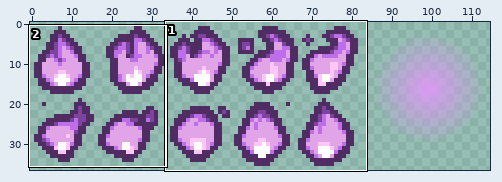
Two versions of one sprite sheet, resources/gfx/familiar/familiar_vesta_bethanyb.png. The picture above shows the old version from afar; the outline marks the close-up.
Close-up. Before the commit:
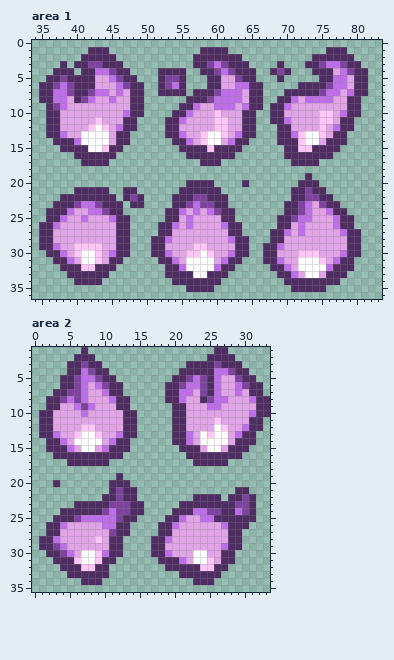
The file is 115x37 pixels. Pixels under 10% opacity are left out. Colours within 5 levels of each other are drawn and written as one. Shown: area 1: x 34..83, y 0..36; area 2: x 0..33, y 1..35.
And afterwards:
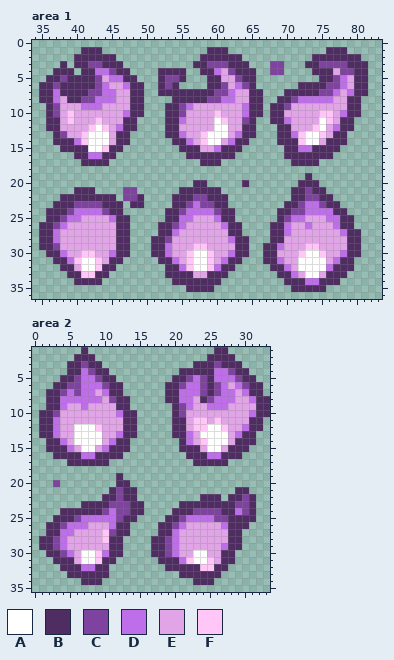
Palette (. is transparent): A #ffffff  B #4f2d63  C #7d439e  D #bf6eea  E #e1a4e7  F #ffc6f7
Changes in this commit:
--- area 1
@@ x 34..83 @@
  0 ..................................................
- 1 ........BBB.............BBBB..............BBB.....
- 2 .......BBBBB...........BBBBBBB..........BBBBBB....
- 3 ....B.BBCCBBB..........BBCDCBBB....B...BBCDDCBB...
- 4 ...BBB.BBDDCBB....BBBB..BBCDCBBB..BCB...BBBEDCBB..
- 5 ..BBCBBBBEEDCBB...BCCB...BBEECBB...B.....BBDDEBB..
- 6 .BBCDCBBBEEEDCBB..BCDB...BBEEDDBB.....BBBBCDDEBB..
- 7 .BBDDCBBCDDEDEBB..BBBB.BBBCDDDEBB...BBBBBCDDEDBB..
- 8 .BBDDEBCDEEDEEBB......BBBCDDDDEBB..BBDEDDDDEEBB...
- 9 ..BCDEEEEEEEEEBB.....BBDEEDDDEDBB.BBDEEEEEEEEBB...
-10 ..BBEEEEEEEEEDBB....BBDEEEFEEEBB..BBEEEEEFFEDBB...
-11 ..BBEEEEEFEEEBB....BBDEEEEFFEEBB..BBDEEEEFFEBB....
-12 ..BBEEEEFAFEDBB....BBEEEEEFFEEBB...BBEEEEFEDBB....
-13 ..BBDEEAAAAEBB.....BBDEEFAAFEDBB...BBDFAAFEBB.....
-14 ...BBBDAAAAEBB......BBDEFAAEDBB....BBBFAAEBBB.....
-15 ....BBBBAAFBB........BBBBFBBBB......BBFFBBBB......
-16 ......BBBBBB..........BBBBBBB.......BBBBBBB.......
+ 1 .......BBB...............BBB..............BBB.....
+ 2 ......BBBBBB............BBBBBB..........BBBBBBB...
+ 3 ....B.BBCCBBB..........BBCCCBBB...CC...BBCCCCBBB..
+ 4 ...BBB.BBDDCBB....BBBB..BBDECBBB..CC....BBBECCBB..
+ 5 ..BBCBBBBCEDDBB...BCCB...BBEECBB.........BBCDEBB..
+ 6 .BBCBBBBBCDEEDBB..BCB....BBCEDCB......BBBBCCDEBB..
+ 7 .BBDBBBBCCDDEEBB..BBBBBBBBCCDEEBB...BBBBBCCDEDBB..
+ 8 .BBDEBBCCDDDEEBB....BBBBBCCDDEEBB..BBCDDDDDEEBB...
+ 9 ..BCEEEDDDEEEEBB...BBCDEEEEEEEDBB.BBCEEEEEEEEBB...
+10 ..BCEFEEEEEEEDBB...BBCEEEEFEEEDBB.BBEEEEEFFEDBB...
+11 ..BBEFEEEFEEEBB....BBDEEEEAFEECB..BBDEEEEAFEBB....
+12 ..BBEEEEFAFEDBB....BBEEEEEAAEEBB...BBEEEFAEDBB....
+13 ...BCEEFAAAEBB.....BBDEEFAAAEDBB...BBDFAAFEBB.....
+14 ...BBBDFAAAEBB......BBDEFAAEDBB....BBBFAAEBBB.....
+15 ....BBBBAAFBB........BBBEEDBBB......BBDDBBBB......
+16 ......BBDDBB..........BBBBBBB.......BBBBBBB.......
 17 .......BBBB.............BBB..........BBBB.........
@@ x 34..83 @@
 19 .......................................B..........
-20 ......................BBBB....B.......BBB.........
-21 ......BBBBB..BB......BBBBBB..........BBCBB........
-22 ....BBBBBBBB.BCB....BBBCCBBB.........BBCCBB.......
-23 ...BBBCDDCBBB.BB....BBCDCCBB........BBCDECBB......
-24 ..BBBDEEDDCBB......BBDEDEDCBB.......BBCDEEDBB.....
-25 ..BBDEEDEEEDBB.....BBEDEEEEBB......BBCDDEEEDBB....
-26 .BBDEEEEEEEEBB....BBDEDEEEEDBB.....BBEDEEEEDBB....
-27 .BBEEEEEEEEEBB....BBEEEEEEEEBB....BBDEDEEEEEDBB...
-28 .BBEEEEEEEEEBB...BBDEEEEEEEEDBB...BBEEEEEEEEEBB...
-29 .BBDEEFFFFEEBB...BBEEEEFFEEEEBB..BBDEEEEEEEEEBB...
-30 ..BBDEFAAFEDBB...BBDEEFFAFEEDBB..BBEEEFFFEEEDBB...
-31 ...BBDEAAFEBB.....BBDEAAAAEDBB...BBDEEAAAFEDBB....
-32 ....BBBFFBBB.......BBDAAAADBB.....BBDEAAAADBBB....
-33 .....BBBBBB........BBBBAABBB.......BBDEAAEBBB.....
-34 ......BBBB..........BBBBBBB.........BBBBBBBB......
+20 .......................BB.....B.......BBB.........
+21 ......BBB....CC......BBBBBB..........BBCBB........
+22 ....BBBBBBBB.CCB....BBBCCBBB.........BBCCBB.......
+23 ...BBBCCCCBBB.BB....BBCDCCBB........BBCDDCBB......
+24 ..BBBCDDDDCBB......BBCDDDDCBB......BBCCDDDDBB.....
+25 ..BBCDDEEEEDBB.....BBDDEEEDBB......BCDDEEEDDBB....
+26 .BBCDEEEEEEEBB....BBCDEEEEEDBB....BBDEEDEEEDBB....
+27 .BBDEEEEEEEEBB....BBDEEEEEEEBB....BBDEEEEEEEDBB...
+28 .BBDEEEEEEEEBB...BBCEEEEEEEEDBB...BBEEEEEEEEEBB...
+29 .BBCEEEEEEEEBB...BBDEEEFFEEEEBB..BBDEEEFFEEEEBB...
+30 ..BBDEEFFEEDBB...BBDEEFAAFEEDBB..BBEEEFAAFEEDBB...
+31 ...BBDFAAFEBB.....BBDEFAAFEDBB...BBDEEAAAAEDBB....
+32 ....BBEAAFBB.......BBDFAAFDBB.....BBDEAAAADBBB....
+33 .....BBFFBB........BBBBEEBBB.......BBDEAAEBBB.....
+34 ......BBBB..........BBBBBBB.........BBBDDBBB......
 35 ......................BBBB...........BBBBB........
--- area 2
@@ x 0..33 @@
  2 ......BBB................BBBB.....
- 3 .....BBCBB............BBBBCBBB....
+ 3 .....BBCBB.............BBBCBBB....
  4 .....BBDCBB..........BBBBBDDCBB...
- 5 ....BBCDDCBB........BBCDCBDEECBB..
- 6 ....BBCDEDCBB......BBCDDCBDEEDCBB.
- 7 ...BBCCDEEDBB......BBDDECBDEEDEBB.
- 8 ..BBCDCDEEEDBB.....BBDEEBCDDEEEDBB
- 9 ..BBEEDCDEEEBB......BBEEEDDEEEEEBB
-10 .BBEEEEDEEEEEBB.....BBEEEEEEEEEDBB
-11 .BBEEEEEEEEEEBB.....BBEEEEFEEEEBB.
-12 .BBEEEEFFEEEEBB.....BBEEEEAFEEDBB.
-13 .BBDEEFAAFEEDBB.....BBDEAFAAEDBB..
-14 ..BBDEAAAAEDBB......BBDEAAAAEBBB..
+ 5 ....BBCDDCBB........BBCDCBDDDCBB..
+ 6 ...BBCCDDDCBB......BBCDDCBCDEDCBB.
+ 7 ..BBCDCDDEDBB......BBDDDCBCDDEDBB.
+ 8 ..BBDDDDDDECBB.....BBDDEBCDDDEEDBB
+ 9 ..BBDEEDEEEEBB......BCDEEDDDEEEEBB
+10 .BBCEEEEEEEEDBB.....BCEEEEEEEEEDBB
+11 .BBDEEEEEEEEEBB.....BBEFFEFEEEEBB.
+12 .BBDEEAAAFEEEBB.....BBEFFAAFEEDBB.
+13 .BBDEEAAAAEEDBB.....BBDEAAAAEDBB..
+14 ..BBDEAAAAEDBB.......BDEFAAAEBBB..
 15 ..BBBDEAAEDBBB.......BBBEAAEBBB...
-16 ...BBBBBBBBBB.........BBBBBBBB....
+16 ...BBBBDDBBBB.........BBBDDBBB....
 17 .....BBBBBB............BBBBB......
@@ x 0..33 @@
 19 ............B.....................
-20 ...B.......BBB....................
+20 ...C........BB....................
 21 ...........BCBB..............BB...
-22 ..........BBCBB........BBBB.BBCB..
-23 ......BBBBBCCCBB.....BBBBBBBBCCB..
-24 ....BBBBBBCDCCBB....BBBDDCCBBDCB..
-25 ...BBBCDDDDDCBB....BBDEEDDBBBBBB..
-26 ..BBDEEEEEDDBB....BBDEEEEEEDBBB...
-27 ..BBEEEEEEECBB....BBEEEEEEEEBB....
-28 .BBDEEEEEFEBB....BBDEEEEEEEEBB....
-29 .BBCDEEEEEEBB....BBEEEEEEEEDBB....
-30 ..BBCDEAAFDBB....BBDEEEAAEEBB.....
-31 ...BBBFAAFBB......BBBDEAAFEBB.....
-32 ....BBBFFBB........BBBBBFFBB......
+22 ..........BBCBB.........BBB.BBCB..
+23 .......BBBBCCCBB.....BBBBBBBBCCB..
+24 ....BBBBBBCDCCBB....BBBCCCCBBDCB..
+25 ...BBBCDDDDDCBB....BBCDDDDCCBBBB..
+26 ..BBCDDDEEEDBB....BBCDEEEEEDBBB...
+27 ..BBDDEEEEFCBB....BBDEEEEEEEBB....
+28 .BBCDEEEEEFBB....BBCDEEEEEEEBB....
+29 .BBCDEEEEEEBB....BBCDEEEEEEDBB....
+30 ..BBCDEAAFDBB....BBCDEEAAEEBB.....
+31 ...BBBEAAFBB......BBBDFAAFEBB.....
+32 ....BBBDDBB........BBBBBFFBB......
 33 .....BBBBBB..........BBBBBB.......
Changed places in both close-ups, as pixel boxes (x1, y1, x2, y2):
changed: (46, 47, 130, 159)
changed: (165, 47, 368, 187)
changed: (53, 187, 137, 278)
changed: (270, 201, 333, 285)
changed: (165, 208, 221, 278)
changed: (172, 361, 249, 459)
changed: (46, 382, 123, 571)
changed: (165, 494, 228, 564)
